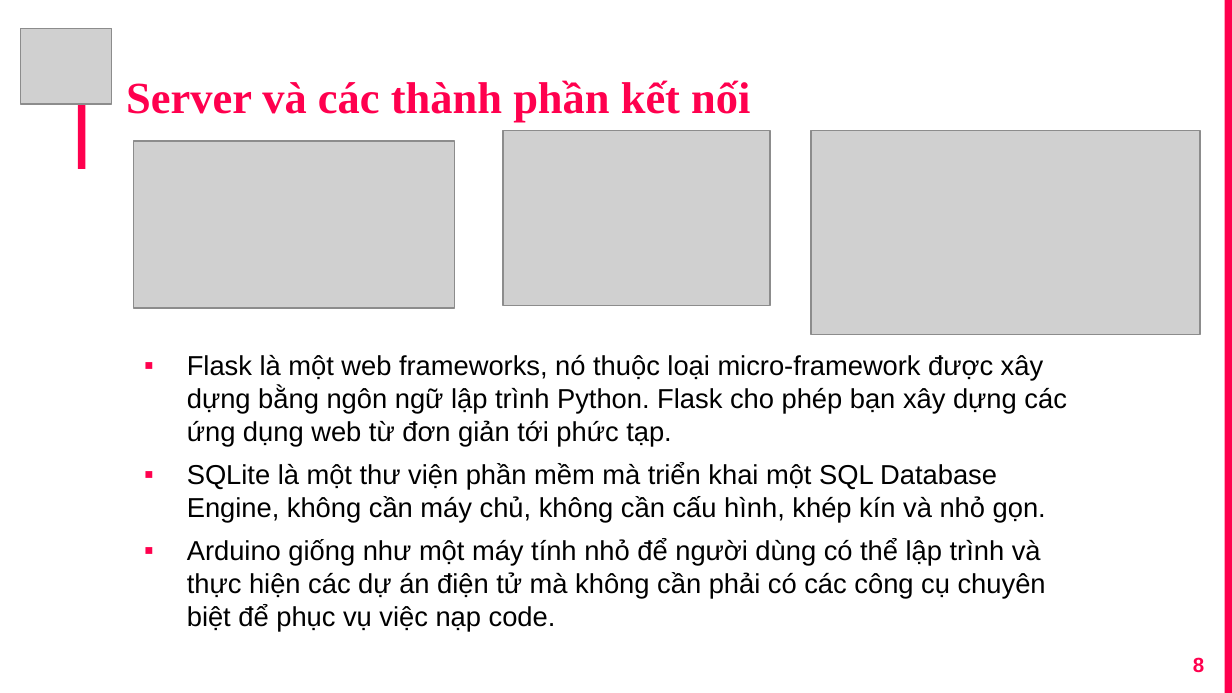
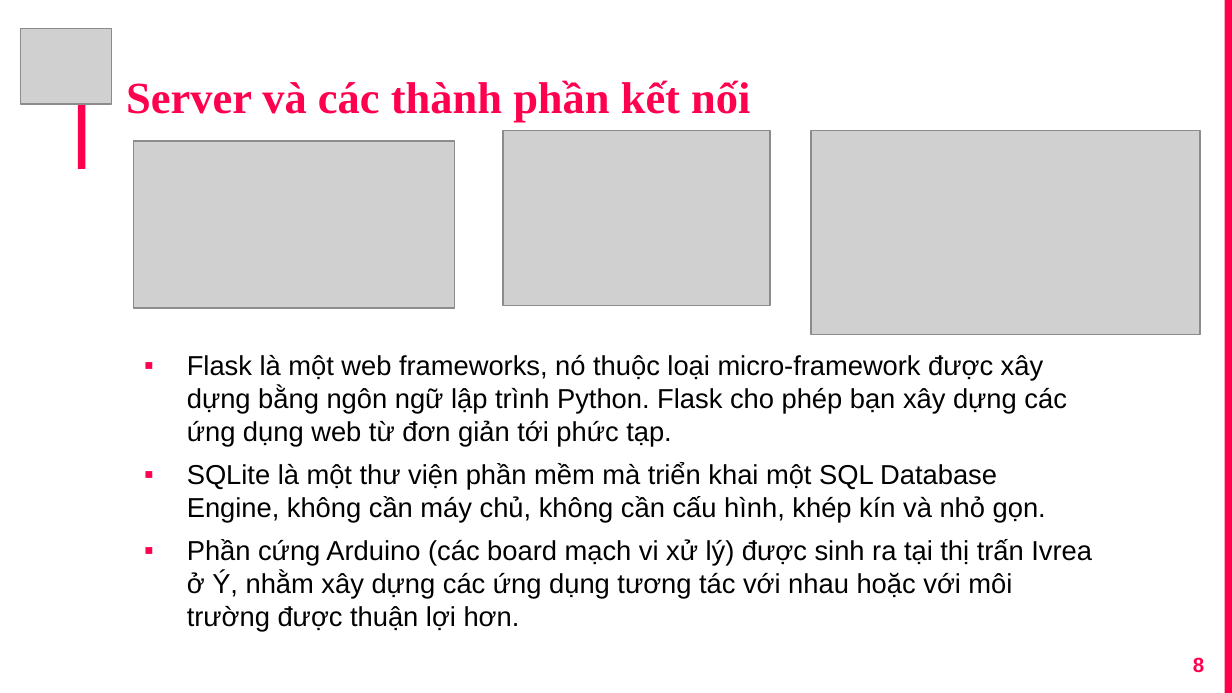
Before and after one commit to ducxd11041999/MaskDetectionV2, a slide deck: slide 8 of Presentation.pptx. Drawn at 1232x693 pixels with LibreOffice and Linux fonts; fonts in the diff are those of the drawing; grey boxes stand for pictures. Boxes give left, top, right and bottom in pixels: in the first picture for what was removed or moved away, otherwise in the second. Text is boxed around its words. In the diff, an @@ line names an element or a change of style, - is before the commit and + after.

```diff
--- a/Presentation.pptx
+++ b/Presentation.pptx
@@ text at [187,539,1092,632]: text changed @@
-▪ Arduino giống như một máy tính nhỏ để người dùng có thể lập trình và thực hiện các dự án điện tử mà không cần phải có các công cụ chuyên biệt để phục vụ việc nạp code.
+▪ Phần cứng Arduino (các board mạch vi xử lý) được sinh ra tại thị trấn Ivrea ở Ý, nhằm xây dựng các ứng dụng tương tác với nhau hoặc với môi trường được thuận lợi hơn.
```
Also in this commit, not shown: 7 other slides changed, 6 other files.
